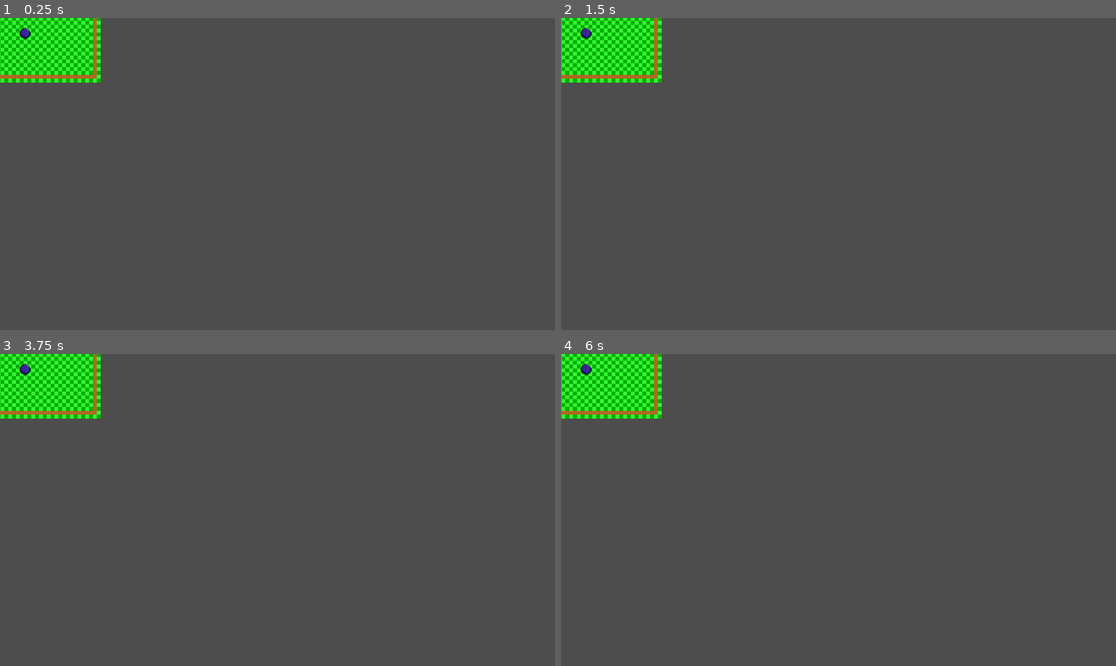
Above: before the commit, frames 1-4 (two rows, left to right).
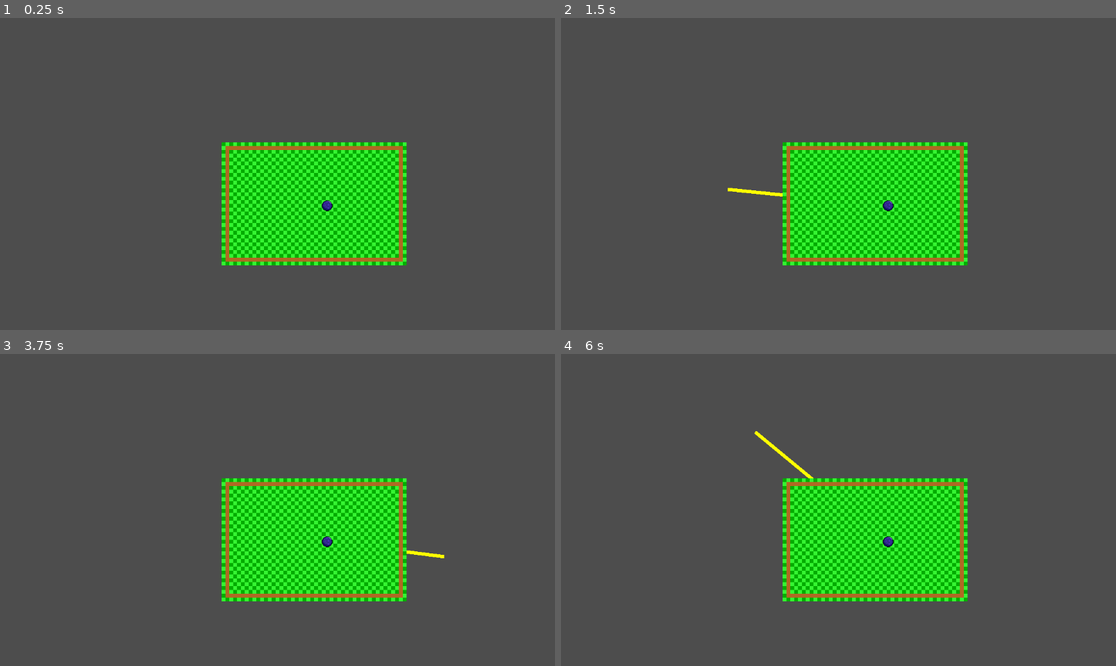
Above: after the commit, the same moments.

Repository: gkdjldgs/GOLFGAME
Game: Godot game, scene res://basescene.tscn
Same seed, same stepped clock (60 frames per second), same inputs: the game is played once before the commit and once after it.
Inputs (mouse positions are in pixels of both pictures, inside the frame that each line leads up to):
- Up to frame 1 (0.25 s): no input
- Up to frame 2 (1.5 s): tap Enter at 0.5 s; move the mouse to (960, 158) at 0.52 s; click (960, 158) at 0.67 s; tap Space at 1.25 s; move the mouse to (727, 189) at 1.27 s; click (727, 189) at 1.42 s
- Up to frame 3 (3.75 s): tap Enter at 2, 3.5 s; move the mouse to (333, 441) at 2.02 s; click (333, 441) at 2.17 s; tap Space at 2.75 s; move the mouse to (249, 572) at 2.77 s; click (249, 572) at 2.92 s; move the mouse to (444, 556) at 3.52 s; click (444, 556) at 3.67 s
- Up to frame 4 (6 s): tap Space at 4.25 s; move the mouse to (672, 463) at 4.27 s; click (672, 463) at 4.42 s; move the mouse to (866, 510) at 5.02 s; click (866, 510) at 5.17 s; move the mouse to (755, 432) at 5.77 s; click (755, 432) at 5.92 s

The runs differ from the first frame. In frame 1, 17% of the frame differs, in the area x 0-74%, y 0-80%; in frame 2, 17%; in frame 3, 17%; in frame 4, 17%.

Commit message:
DEBUGGING BALL
I followed the tutorial but it hasn't been working for an hour, I finally debugged it though. I had the wrong name for the ball, bruh. Still a bit weird hopefully I can troubleshoot it later.

Diff:
--- a/basescene.gd
+++ b/basescene.gd
@@ -1,32 +1,29 @@
 extends Node2D
 
+var mousepos = null
+var _is_mouse_down := false
+@onready var _ball = $magicball
 
-# Called when the node enters the scene tree for the first time.
-func _ready() -> void:
+func _ready():
 	pass # Replace with function body.
+func _process(delta):
+	pass
 
 
-# Called every frame. 'delta' is the elapsed time since the previous frame.
-func _process(delta: float) -> void:
-	pass
-var mousepos = null
-var ismousedown = false
-@onready var ball = $magicball
-
-func _input(event) -> void:
+func _input(event):
 	if event is InputEventMouseButton:
 		if event.button_index == MOUSE_BUTTON_LEFT:
 			if event.is_pressed():
-				ismousedown = true
+				_is_mouse_down = true
 			else:
-				ismousedown = false
-	if event is InputEventMouseButton and ismousedown:
+				_is_mouse_down = false
+	if event is InputEventMouseButton and _is_mouse_down:
 		mousepos = get_local_mouse_position()
 	else:
 		mousepos = null
 
-		queue_redraw()
+	queue_redraw()
 
-func lines():
+func _draw():
 	if mousepos != null:
-		draw_line(ball.position, mousepos, Color.YELLOW, 7)
+		draw_line(_ball.position, mousepos, Color.YELLOW, 7)
--- a/basescene.tscn
+++ b/basescene.tscn
@@ -8,10 +8,13 @@
 script = ExtResource("1_fkjwv")
 
 [node name="TileMap" type="TileMap" parent="."]
-position = Vector2(33, -10)
+process_priority = -2
+position = Vector2(92, 46)
 tile_set = ExtResource("1_j1jbs")
 format = 2
-layer_0/tile_data = PackedInt32Array(-2, 786434, 4, -65536,  …(308 unchanged characters)… 143, 524290, 2, 196609, 524290, 2, 196610, 524290, 2, 196612, 131074, 2, -196604, 393218, 0, 65540, 655362, 2, -65532, 655362, 2)
+layer_0/tile_data = PackedInt32Array(-2, 786434, 4, -65536,  …(308 unchanged characters)… 143, 524290, 2, 196609, 524290, 2, 196612, 131074, 2, -196604, 393218, 0, 65540, 655362, 2, -65532, 655362, 2, 196610, 524290, 2)
 
-[node name="Node2D" parent="." instance=ExtResource("3_u65mj")]
-position = Vector2(52, 32)
+[node name="Camera2D" type="Camera2D" parent="."]
+
+[node name="magicball" parent="." instance=ExtResource("3_u65mj")]
+position = Vector2(103, 66)
--- a/magicball.tscn
+++ b/magicball.tscn
@@ -5,7 +5,7 @@
 [sub_resource type="CircleShape2D" id="CircleShape2D_tiuuw"]
 radius = 27.964872
 
-[node name="Node2D" type="RigidBody2D"]
+[node name="magicball" type="RigidBody2D"]
 gravity_scale = 0.0
 
 [node name="CollisionShape2D" type="CollisionShape2D" parent="."]
